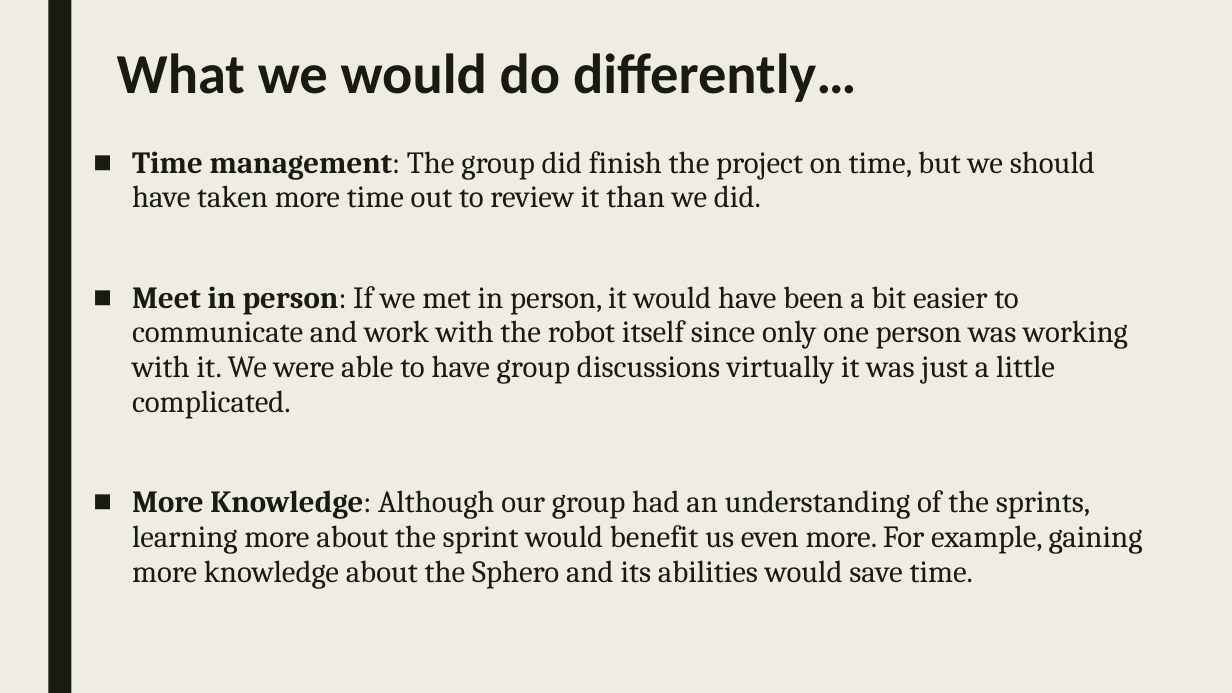
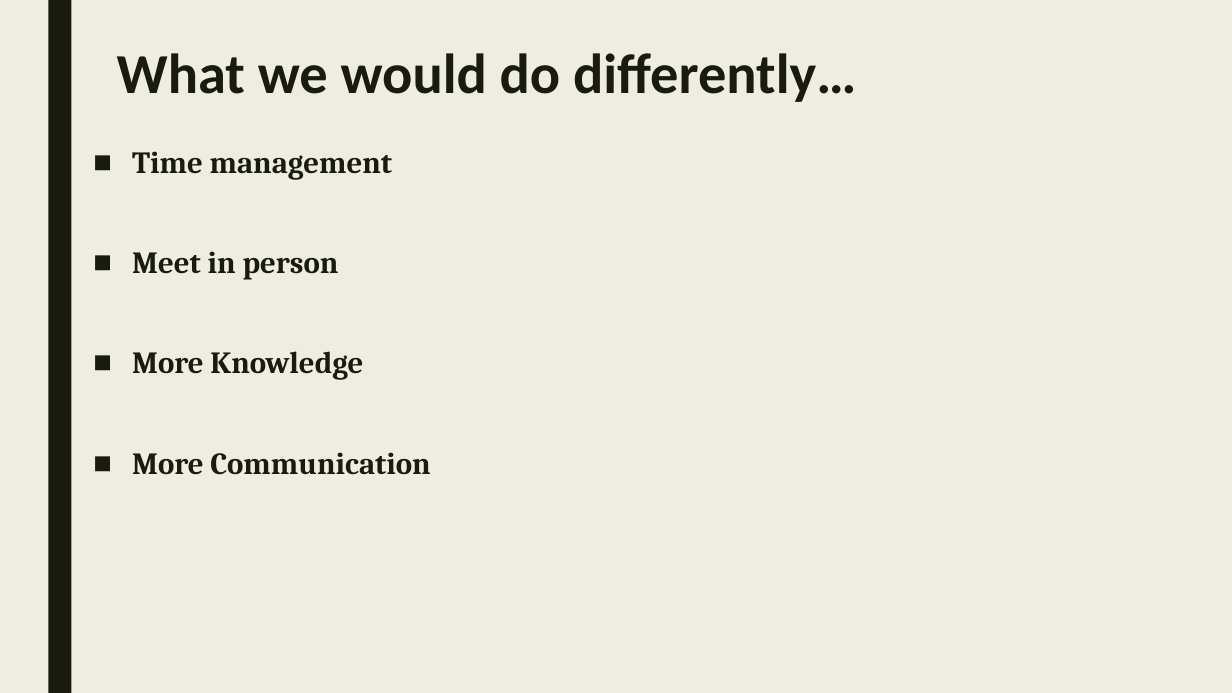
Before and after one commit to s1210045/Sprint-4-Presentation, a slide deck: slide 4 of Presentation-2.pptx. Drawn at 1232x693 pixels with LibreOffice and Linux fonts; fonts in the diff are those of the drawing. Boxes give left, top, right and bottom in pixels: in the first picture for what was removed or moved away, otherwise in the second. Text is boxed around its words. In the diff, an @@ line names an element or a change of style, - is before the commit and + after.

```diff
--- a/Presentation-2.pptx
+++ b/Presentation-2.pptx
@@ text at (x1=132, y1=151, x2=430, y2=475): text changed; bold on @@
-■ Time management: The group did finish the project on time, but we should have taken more time out to review it than we did.
-■ Meet in person: If we met in person, it would have been a bit easier to communicate and work with the robot itself since only one person was working with it. We were able to have group discussions virtually it was just a little complicated.
-■ More Knowledge: Although our group had an understanding of the sprints, learning more about the sprint would benefit us even more. For example, gaining more knowledge about the Sphero and its abilities would save time.
+■ Time management
+■ Meet in person
+■ More Knowledge
+■ More Communication
```
